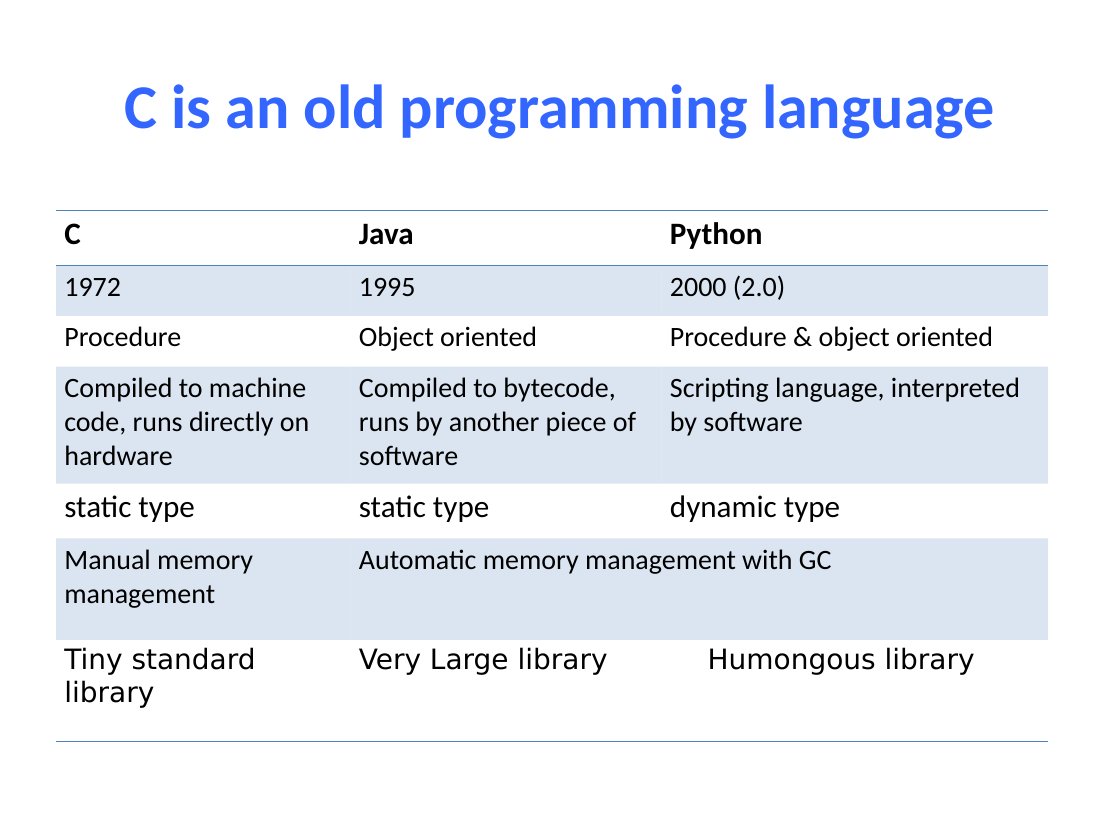
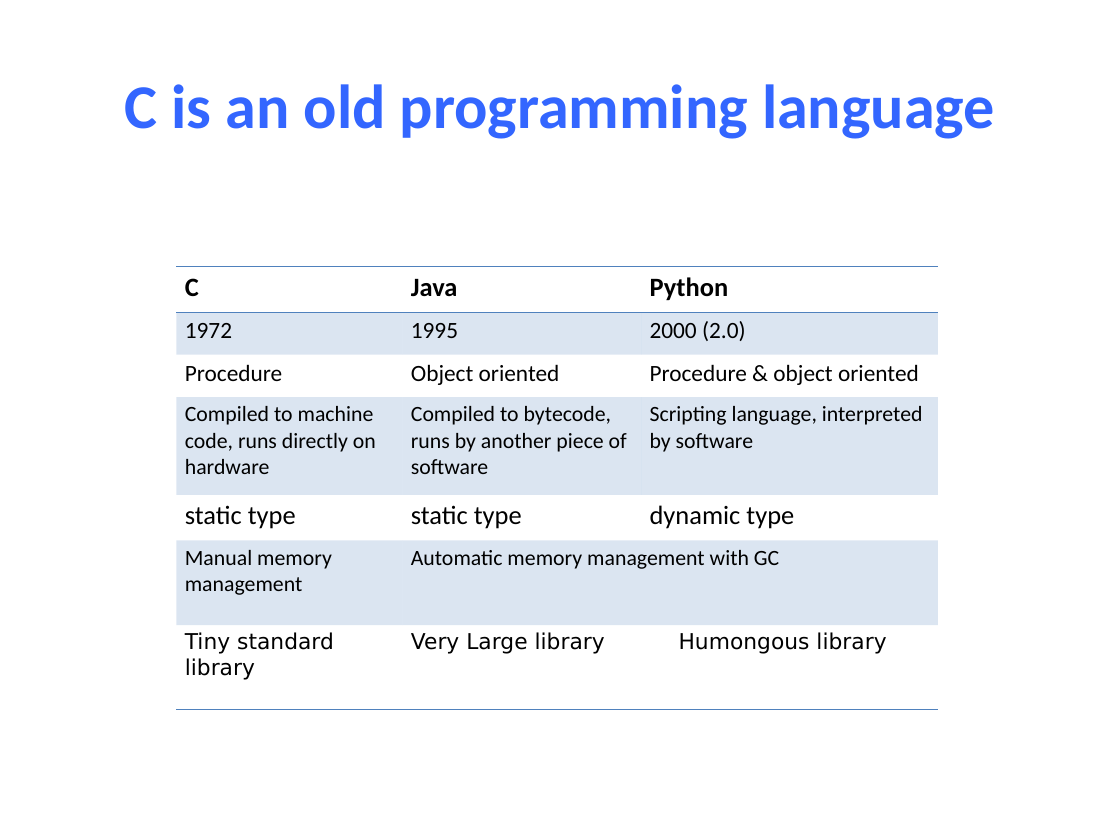
Before and after one commit to NYU-CSO/nyu-cso.github.io, a slide deck: slide 4 of notes/04-C_Basics.pptx. Drawn at 1120x840 pixels with LibreOffice and Linux fonts; fonts in the diff are those of the drawing. Boxes give left, top, right and bottom in pixels: in the first picture for what was removed or moved away, otherwise in the second. Text is boxed around its words. In the diff, an @@ line names an element or a change of style, - is before the commit and + after.

```diff
--- a/notes/04-C_Basics.pptx
+++ b/notes/04-C_Basics.pptx
@@ table at <box>177,267,939,709</box> @@
@@ size 20 to 17 pt in "C", "Java", "Python", "static type" and 2 more places @@
@@ size 18 to 15 pt in "1972", "1995", "2000 (2.0)", "Procedure" and 2 more places @@
@@ size 18 to 14 pt in "Compiled to machine code, runs directly on ...", "Compiled to bytecode, runs by another piece ...", "Scripting language, interpreted by software", "Manual memory management" and 4 more places @@
@@ table: place and size @@
-table at <box>56,211,1049,741</box>
+table at <box>177,267,939,709</box>
```
Also in this commit, not shown: 16 other slides changed, 1 slide added, 8 slides removed, 1 other file.
